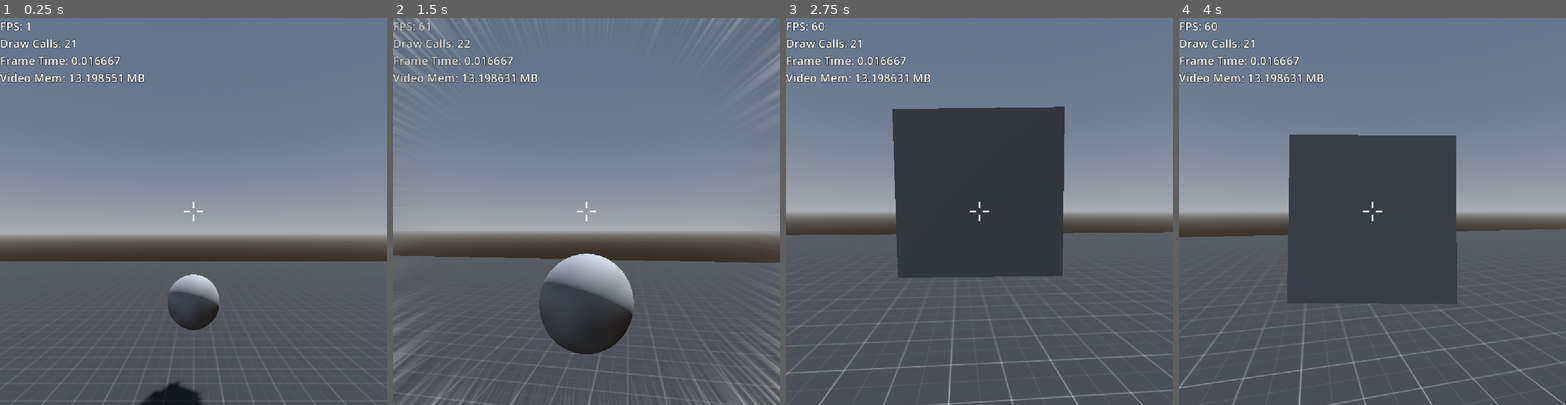
Above: before the commit, frames 1-4 (left to right).
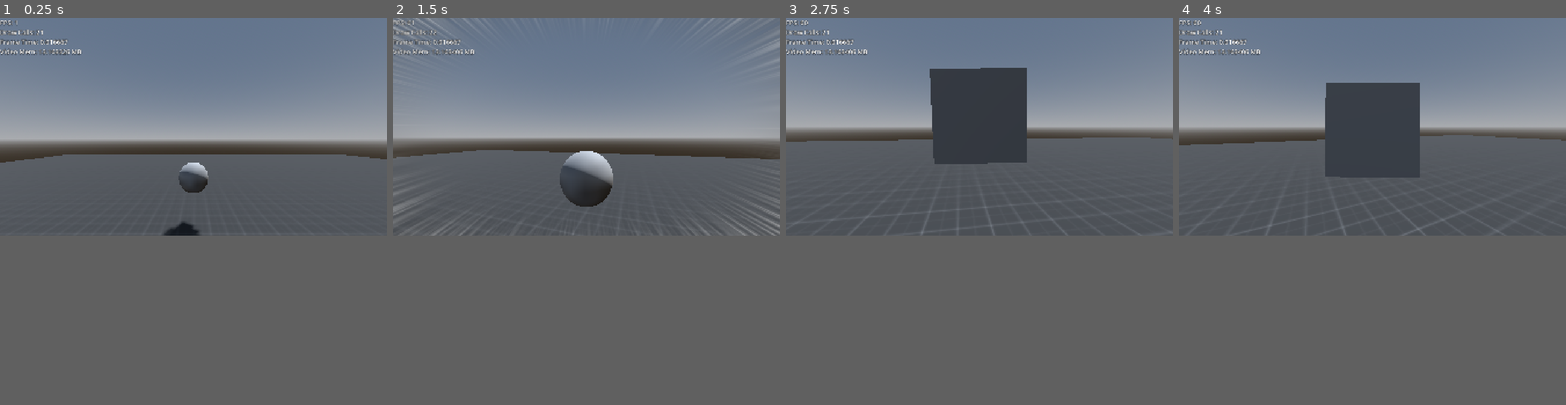
Above: after the commit, the same moments.

Repository: electricmasquerade/shift-game
Game: Godot game, scene res://Environments/Levels/sandbox.tscn
Same seed, same stepped clock (60 frames per second), same inputs: the game is played once before the commit and once after it.
Inputs (mouse positions are in pixels of both pictures, inside the frame that each line leads up to):
- Up to frame 1 (0.25 s): no input
- Up to frame 2 (1.5 s): tap Enter at 0.5 s; move the mouse to (605, 211) at 0.52 s; press the mouse at (605, 211) at 0.53 s; hold W (forward) from 0.53 s (still down); move the mouse to (567, 211) at 1.27 s; release the mouse at (567, 211) at 1.28 s; tap Shift (shift) at 1.35 s
- Up to frame 3 (2.75 s): keep holding W (forward); move the mouse to (987, 203) at 2.02 s; press the mouse at (987, 203) at 2.03 s
- Up to frame 4 (4 s): keep holding W (forward); tap Space at 2.75 s; move the mouse to (1368, 219) at 2.77 s; release the mouse at (1368, 219) at 2.78 s; tap Shift (shift) at 2.85 s; click (1368, 219) at 2.92 s; tap Enter at 3.5 s; move the mouse to (1399, 215) at 3.52 s; press the mouse at (1399, 215) at 3.53 s
In our replay, the window is 800x800 before the commit and 800x450 after it. These sizes can differ from the game's own. Grey fills any space a smaller window leaves; there, only what the larger window draws over its background counts as a difference.

The runs differ from the first frame. In frame 1, 42% of the frame differs, in the area x 0-100%, y 0-100%; in frame 2, 44%; in frame 3, 41%; in frame 4, 32%.
Error in both runs: Invalid call. Nonexistent function 'shift_into' in base 'Nil'. (res://Controllers/player_controller.gd:64)

Commit message:
Minor updates to project

Diff:
--- a/Environments/Levels/level_1.tscn
+++ b/Environments/Levels/level_1.tscn
@@ -24,6 +24,12 @@
 sky = SubResource("Sky_ymbsh")
 tonemap_mode = 2
 
+[sub_resource type="Resource" id="Resource_0s81u"]
+resource_local_to_scene = true
+script = ExtResource("11_0s81u")
+stun = 50.0
+metadata/_custom_type_script = "uid://cnosqtngyayub"
+
 [sub_resource type="Resource" id="Resource_0t5cd"]
 resource_local_to_scene = true
 script = ExtResource("11_0s81u")
@@ -36,12 +42,6 @@
 stun = 50.0
 metadata/_custom_type_script = "uid://cnosqtngyayub"
 
-[sub_resource type="Resource" id="Resource_cos50"]
-resource_local_to_scene = true
-script = ExtResource("11_0s81u")
-stun = 50.0
-metadata/_custom_type_script = "uid://cnosqtngyayub"
-
 [node name="Level1" type="Node3D" unique_id=143761224]
 
 [node name="DirectionalLight3D" type="DirectionalLight3D" parent="." unique_id=750568561]
@@ -703,12 +703,20 @@
 [node name="Drone" parent="." unique_id=1432283229 instance=ExtResource("10_0s81u")]
 transform = Transform3D(1, 0, 0, 0, 1, 0, 0, 0, 1, -11.24225, 0, -10.277334)
 state = 2
-health_monitor = SubResource("Resource_0t5cd")
+health_monitor = SubResource("Resource_0s81u")
 
 [node name="Drone2" parent="." unique_id=934158570 instance=ExtResource("10_0s81u")]
 transform = Transform3D(1, 0, 0, 0, 1, 0, 0, 0, 1, -15.617046, -1.1920929e-07, 4.4832983)
-health_monitor = SubResource("Resource_ddn8e")
+health_monitor = SubResource("Resource_0t5cd")
 
 [node name="Drone3" parent="." unique_id=966898122 instance=ExtResource("10_0s81u")]
 transform = Transform3D(1, 0, 0, 0, 1, 0, 0, 0, 1, -1.8733997, 0, -3.2755995)
-health_monitor = SubResource("Resource_cos50")
+health_monitor = SubResource("Resource_ddn8e")
+
+[node name="ReflectionProbe" type="ReflectionProbe" parent="." unique_id=1037274939]
+transform = Transform3D(1, 0, 0, 0, 1, 0, 0, 0, 1, -2, 2.5, 0)
+visible = false
+update_mode = 1
+size = Vector3(34, 7, 20)
+box_projection = true
+interior = true
--- a/project.godot
+++ b/project.godot
@@ -21,7 +21,7 @@
 
 [display]
 
-window/size/viewport_width=1080
+window/size/viewport_width=1920
 window/size/viewport_height=1080
 window/stretch/mode="canvas_items"
 window/stretch/aspect="expand"
